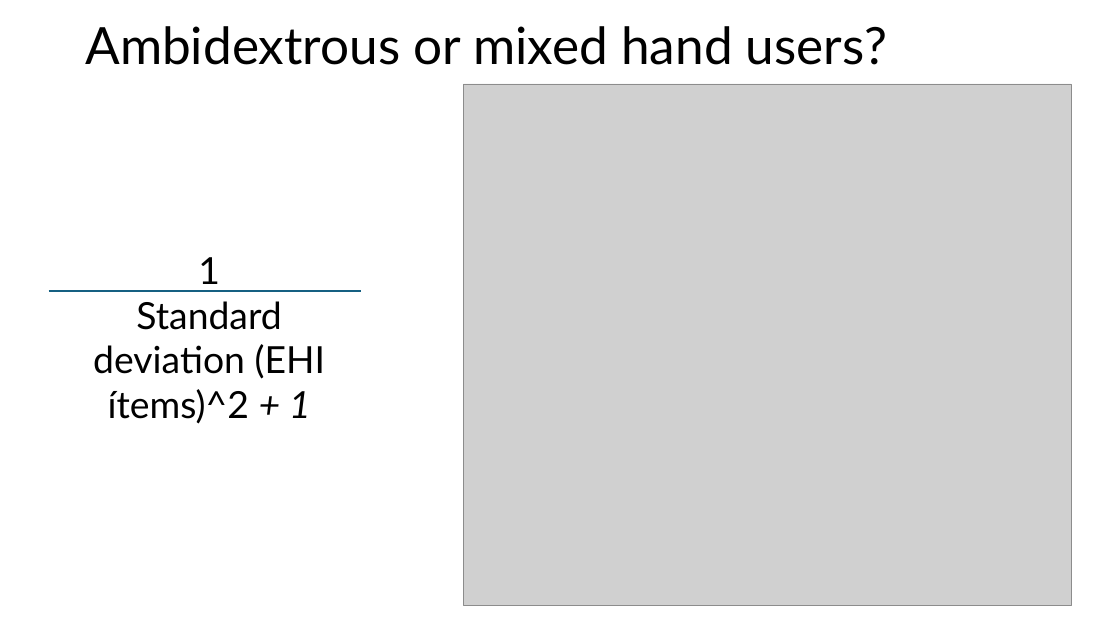
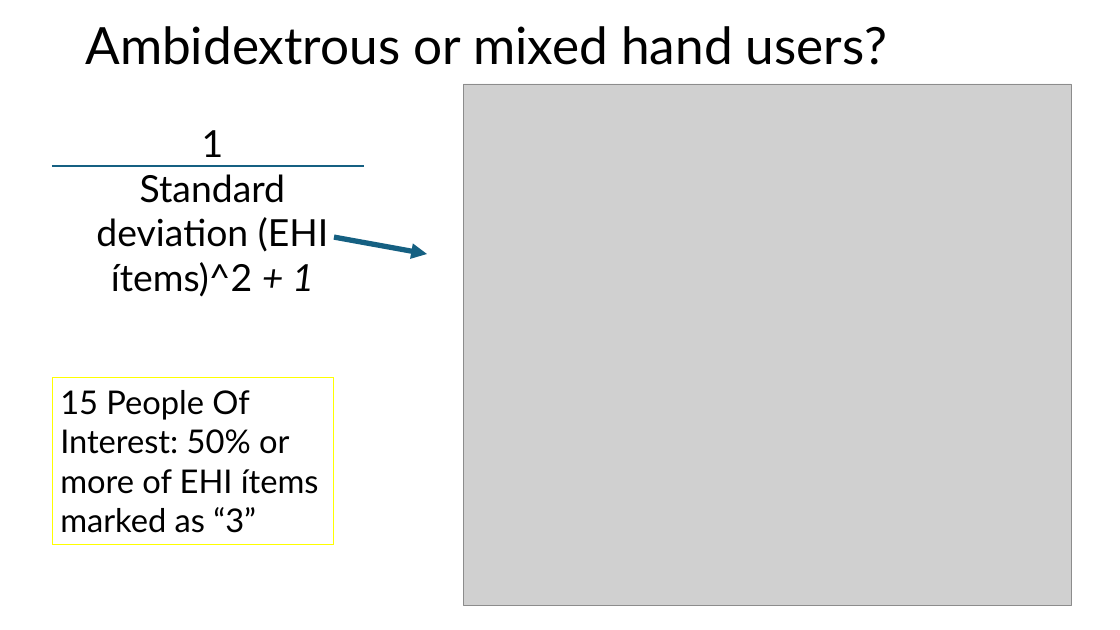
Before and after one commit to igarcia17/EHI_laterality, a slide deck: slide 16 of Summary.pptx (slide 25 before the commit). Drawn at 1120x630 pixels with LibreOffice and Linux fonts; fonts in the diff are those of the drawing; grey boxes stand for pictures. Boxes give left, top, right and bottom in pixels: in the first picture for what was removed or moved away, otherwise in the second. Text is boxed around its words. In the diff, an @@ line names an element or a change of style, - is before the commit and + after.

```diff
--- a/Summary.pptx
+++ b/Summary.pptx
@@ text "1": place and size @@
-text "1" at bbox=[93, 257, 325, 424]
+text "1" at bbox=[96, 130, 328, 297]
@@ line moved from (49, 291) - (360, 291) to (52, 166) - (364, 166) @@
@@ arrow added from (334, 237) to (427, 254), #156082 4.5 pt @@
@@ rectangle added at bbox=[52, 378, 334, 545], outline #FFFF00 0.75 pt, 28 pt, text #000000 @@
+15 People Of Interest: 50% or more of EHI ítems marked as “3”
```
Also in this commit, not shown: 6 other slides changed, 5 slides added, 2 slides removed, 10 other files.
